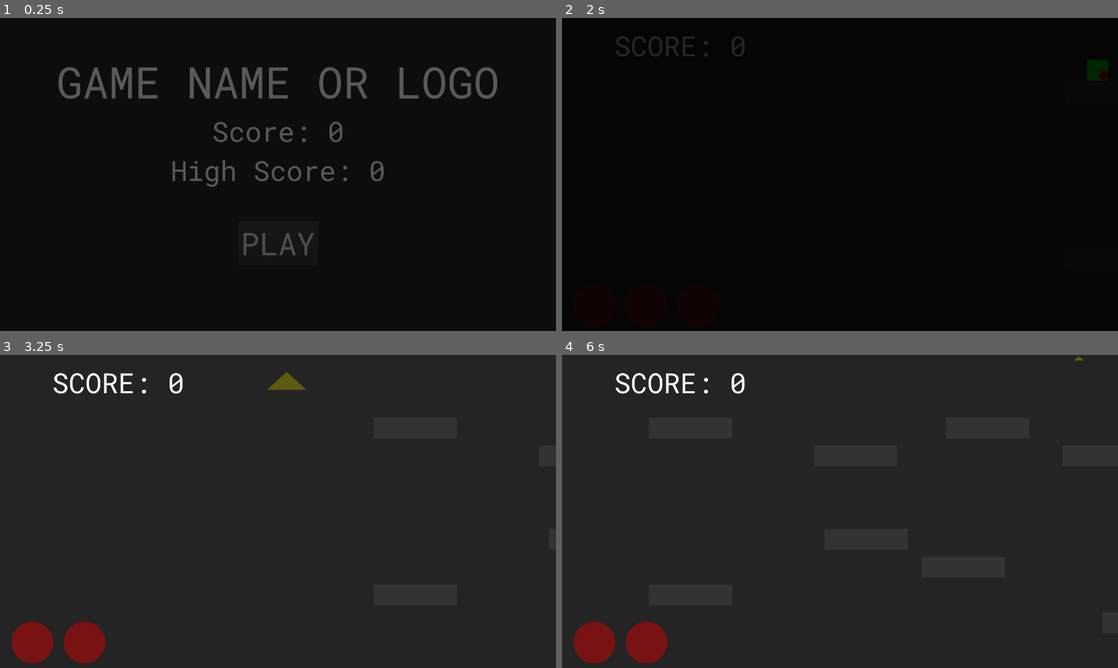
Above: before the commit, frames 1-4 (two rows, left to right).
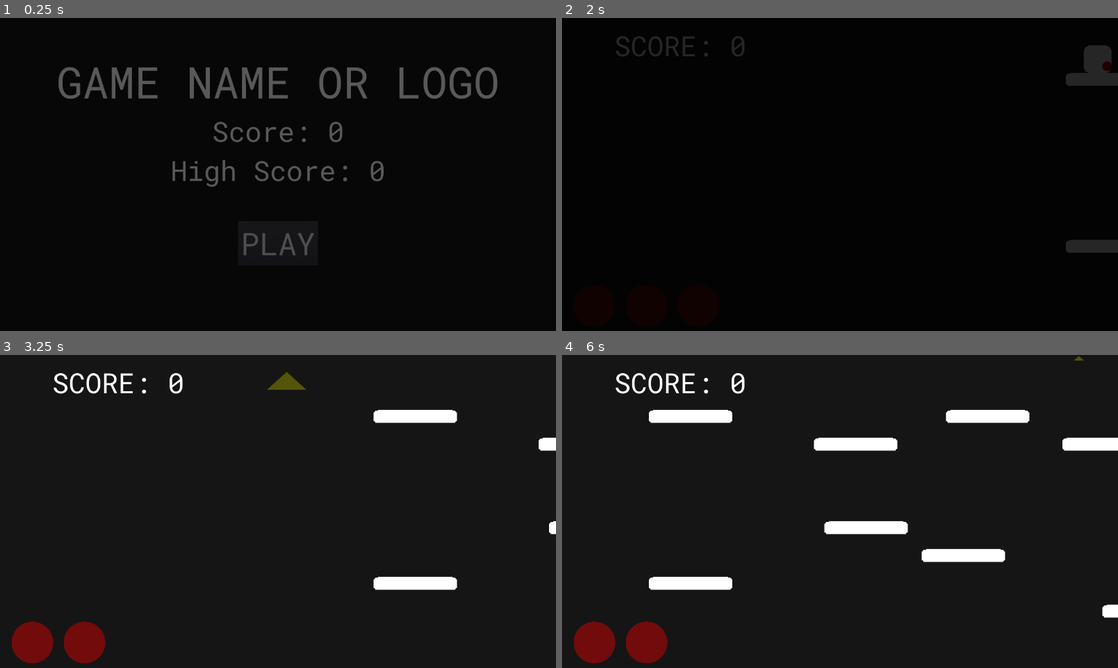
Above: after the commit, the same moments.

Repository: IonAir1/Genre-Mash-Jam
Game: Godot game, scene res://scenes/main menu.tscn
Two runs of this game, one before a commit and one after it. Both use one fixed random seed, a clock stepped at 60 frames per second and the inputs below.
Inputs (mouse positions are in pixels of both pictures, inside the frame that each line leads up to):
- Up to frame 1 (0.25 s): no input
- Up to frame 2 (2 s): click "PLAY" at 0.5 s; click "PLAY" at 1.25 s
- Up to frame 3 (3.25 s): move the mouse to (400, 495) at 2.02 s; hold D (right) from 2.03 s (still down); click (400, 495) at 2.1 s; tap W (jump) at 2.27, 3.02 s; move the mouse to (166, 527) at 2.77 s; tap S (drop) at 2.85 s; click (166, 527) at 3.05 s
- Up to frame 4 (6 s): move the mouse to (895, 442) at 3.52 s; release D (right) at 3.53 s; hold A (left) 3.53-4.28 s; click (895, 442) at 3.6 s; move the mouse to (812, 574) at 4.27 s; hold D (right) 4.28-5.78 s; click (812, 574) at 4.35 s; tap W (jump) at 4.52, 5.27 s; move the mouse to (1006, 558) at 5.02 s; hold S (drop) 5.03-5.78 s; click (1006, 558) at 5.3 s; move the mouse to (673, 464) at 5.77 s; hold A (left) from 5.78 s (still down); click (673, 464) at 5.85 s

The runs differ from the first frame. In frame 2, 1.1% of the frame differs, in the area x 90-100%, y 8-75%; in frame 3, 3.1%; in frame 4, 9.3%, in the area x 15-100%, y 17-89%.

Commit message:
art redone

Diff:
--- a/proj/project.godot
+++ b/proj/project.godot
@@ -85,5 +85,5 @@
 quality/driver/driver_name="GLES2"
 vram_compression/import_etc=true
 vram_compression/import_etc2=false
-environment/default_clear_color=Color( 0.141176, 0.141176, 0.141176, 1 )
+environment/default_clear_color=Color( 0.0823529, 0.0823529, 0.0823529, 1 )
 environment/default_environment="res://default_env.tres"
--- a/proj/scenes/Platform.tscn
+++ b/proj/scenes/Platform.tscn
@@ -1,24 +1,51 @@
-[gd_scene load_steps=5 format=2]
+[gd_scene load_steps=6 format=2]
 
-[ext_resource path="res://assets/ground.png" type="Texture" id=1]
+[ext_resource path="res://assets/platform-center.png" type="Texture" id=1]
 [ext_resource path="res://scripts/Platform.gd" type="Script" id=2]
+[ext_resource path="res://assets/platform-side.png" type="Texture" id=3]
 
 [sub_resource type="RectangleShape2D" id=1]
-extents = Vector2( 95.9676, 10 )
+extents = Vector2( 96, 11.3253 )
 
 [sub_resource type="RectangleShape2D" id=2]
-extents = Vector2( 95.9813, 22.2496 )
+extents = Vector2( 95.9813, 20.3342 )
 
 [node name="Platform" type="StaticBody2D"]
 collision_layer = 16
 script = ExtResource( 2 )
 
 [node name="Sprite" type="Sprite" parent="."]
-scale = Vector2( 0.8, 0.2 )
+position = Vector2( 0, -54 )
+scale = Vector2( 2, 2 )
+texture = ExtResource( 1 )
+__meta__ = {
+"_edit_group_": true
+}
+
+[node name="platform-side" type="Sprite" parent="Sprite"]
+position = Vector2( 32, 0 )
+texture = ExtResource( 3 )
+
+[node name="platform-side4" type="Sprite" parent="Sprite"]
+position = Vector2( 32, 5 )
+texture = ExtResource( 3 )
+
+[node name="platform-side2" type="Sprite" parent="Sprite"]
+position = Vector2( -32, 0 )
+texture = ExtResource( 3 )
+flip_h = true
+
+[node name="platform-side3" type="Sprite" parent="Sprite"]
+position = Vector2( -32, 5 )
+texture = ExtResource( 3 )
+flip_h = true
+
+[node name="Sprite2" type="Sprite" parent="Sprite"]
+position = Vector2( 0, 5 )
 texture = ExtResource( 1 )
 
 [node name="collision" type="CollisionShape2D" parent="."]
-position = Vector2( 0, -14 )
+position = Vector2( 0, -30 )
 shape = SubResource( 1 )
 one_way_collision = true
 
@@ -26,7 +53,8 @@
 collision_layer = 1024
 
 [node name="CollisionShape2D2" type="CollisionShape2D" parent="dropdetect"]
-position = Vector2( 0, -17.75 )
+position = Vector2( 0, -32.792 )
 shape = SubResource( 2 )
+
 [connection signal="body_entered" from="dropdetect" to="." method="_on_dropdetect_body_entered"]
 [connection signal="body_exited" from="dropdetect" to="." method="_on_dropdetect_body_exited"]
--- a/proj/scenes/Player.tscn
+++ b/proj/scenes/Player.tscn
@@ -1,18 +1,18 @@
 [gd_scene load_steps=5 format=2]
 
-[ext_resource path="res://assets/runner.png" type="Texture" id=1]
+[ext_resource path="res://assets/player.png" type="Texture" id=1]
 [ext_resource path="res://scripts/Player.gd" type="Script" id=2]
 [ext_resource path="res://assets/swimmer.png" type="Texture" id=3]
 
 [sub_resource type="RectangleShape2D" id=1]
-extents = Vector2( 23.9922, 23.9844 )
+extents = Vector2( 31.6808, 31.8922 )
 
 [node name="Player" type="KinematicBody2D"]
 z_index = 5
 script = ExtResource( 2 )
 
 [node name="runner" type="Sprite" parent="."]
-scale = Vector2( 0.2, 0.2 )
+scale = Vector2( 2, 2 )
 texture = ExtResource( 1 )
 
 [node name="CollisionShape2D" type="CollisionShape2D" parent="."]
@@ -26,13 +26,16 @@
 [node name="displaced2" type="Position2D" parent="rotate"]
 position = Vector2( 100, 0 )
 
+[node name="displaced3" type="Position2D" parent="rotate"]
+position = Vector2( 120, 0 )
+
 [node name="ball" type="Sprite" parent="."]
-position = Vector2( 14.499, 12 )
+position = Vector2( 22.3735, 16.2522 )
 scale = Vector2( 0.0925463, 0.0925463 )
 texture = ExtResource( 3 )
 
 [node name="ball2" type="Sprite" parent="."]
-position = Vector2( 14.499, -12 )
+position = Vector2( 23.9484, -8.37773 )
 scale = Vector2( 0.0925463, 0.0925463 )
 texture = ExtResource( 3 )
 
@@ -41,5 +44,7 @@
 collision_mask = 194
 
 [node name="CollisionShape2D2" type="CollisionShape2D" parent="detectdead"]
+position = Vector2( 0.111362, 0.222725 )
 shape = SubResource( 1 )
+
 [connection signal="area_entered" from="detectdead" to="." method="_on_detectdead_area_entered"]
--- a/proj/scenes/bullet.tscn
+++ b/proj/scenes/bullet.tscn
@@ -1,19 +1,21 @@
 [gd_scene load_steps=4 format=2]
 
-[ext_resource path="res://assets/swimmer.png" type="Texture" id=1]
+[ext_resource path="res://assets/bullets.png" type="Texture" id=1]
 [ext_resource path="res://scripts/bullet.gd" type="Script" id=2]
 
 [sub_resource type="RectangleShape2D" id=1]
-extents = Vector2( 49.5234, 4.91072 )
+extents = Vector2( 32.0082, 7.1875 )
 
 [node name="bullet" type="Area2D"]
 collision_layer = 64
 script = ExtResource( 2 )
 
 [node name="swimmer" type="Sprite" parent="."]
-scale = Vector2( 0.4, 0.04 )
+scale = Vector2( 2, 2 )
 texture = ExtResource( 1 )
 
 [node name="CollisionShape2D" type="CollisionShape2D" parent="."]
+position = Vector2( 0, -1 )
 shape = SubResource( 1 )
+
 [connection signal="area_entered" from="." to="." method="_on_bullet_area_entered"]
--- a/proj/scenes/enemy.tscn
+++ b/proj/scenes/enemy.tscn
@@ -1,7 +1,10 @@
-[gd_scene load_steps=3 format=2]
+[gd_scene load_steps=4 format=2]
 
-[ext_resource path="res://assets/flyer.png" type="Texture" id=1]
+[ext_resource path="res://assets/enemy.png" type="Texture" id=1]
 [ext_resource path="res://scripts/enemy.gd" type="Script" id=2]
+
+[sub_resource type="RectangleShape2D" id=1]
+extents = Vector2( 28.375, 32.625 )
 
 [node name="enemy" type="KinematicBody2D"]
 z_index = 4
@@ -9,19 +12,21 @@
 collision_mask = 0
 script = ExtResource( 2 )
 
-[node name="CollisionPolygon2D" type="CollisionPolygon2D" parent="."]
-polygon = PoolVector2Array( 35.9844, -36.0078, -35.9567, -0.0196636, 35.9844, 36 )
+[node name="CollisionPolygon2D" type="CollisionShape2D" parent="."]
+position = Vector2( 1.5, 0.125 )
+shape = SubResource( 1 )
 
 [node name="flyer" type="Sprite" parent="."]
-rotation = -3.14159
-scale = Vector2( 0.3, 0.3 )
+scale = Vector2( 2, 2 )
 texture = ExtResource( 1 )
 
 [node name="detect" type="Area2D" parent="."]
 collision_layer = 0
 collision_mask = 8
 
-[node name="CollisionPolygon2D2" type="CollisionPolygon2D" parent="detect"]
+[node name="CollisionPolygon2D2" type="CollisionShape2D" parent="detect"]
+position = Vector2( 1.5, 0.125 )
 scale = Vector2( 1.2, 1.2 )
-polygon = PoolVector2Array( 35.9844, -36.0078, -2.17953, -16.9165, -36.1491, -15.8888, -35.4539, 16.0917, -1.5877, 17.1883, 35.9844, 36 )
+shape = SubResource( 1 )
+
 [connection signal="body_entered" from="detect" to="." method="_on_detect_body_entered"]
--- a/proj/scenes/main.tscn
+++ b/proj/scenes/main.tscn
@@ -82,6 +82,7 @@
 [node name="life" type="Node2D" parent="."]
 modulate = Color( 1, 1, 1, 0.486275 )
 position = Vector2( 26.5412, 613.377 )
+z_index = 3
 __meta__ = {
 "_edit_group_": true
 }
--- a/proj/scenes/paper.tscn
+++ b/proj/scenes/paper.tscn
@@ -1,23 +1,22 @@
 [gd_scene load_steps=5 format=2]
 
-[ext_resource path="res://assets/swimmer.png" type="Texture" id=1]
+[ext_resource path="res://assets/ball.png" type="Texture" id=1]
 [ext_resource path="res://scripts/paper.gd" type="Script" id=2]
 
 [sub_resource type="CircleShape2D" id=1]
-radius = 60.2603
+radius = 50.9999
 
 [sub_resource type="CircleShape2D" id=2]
-radius = 67.5641
+radius = 67.448
 
 [node name="paper" type="KinematicBody2D"]
-scale = Vector2( 0.7, 0.7 )
 z_index = 10
 collision_layer = 2147483656
 collision_mask = 14
 script = ExtResource( 2 )
 
 [node name="Sprite" type="Sprite" parent="."]
-scale = Vector2( 0.5, 0.5 )
+scale = Vector2( 2, 2 )
 texture = ExtResource( 1 )
 
 [node name="CollisionShape2D" type="CollisionShape2D" parent="."]
@@ -35,5 +34,6 @@
 
 [node name="CollisionShape2D" type="CollisionShape2D" parent="killballdetect"]
 shape = SubResource( 2 )
+
 [connection signal="body_entered" from="playerdetect" to="." method="_on_playerdetect_body_entered"]
 [connection signal="area_entered" from="killballdetect" to="." method="_on_killballdetect_area_entered"]
--- a/proj/scripts/Player.gd
+++ b/proj/scripts/Player.gd
@@ -22,7 +22,7 @@
 
 	if Input.is_action_just_pressed("shoot") and global.shoot >= 1: #shoot or throw ball
 		var p = paper.instance()
-		p.position = get_node("rotate/displaced2").global_position
+		p.position = get_node("rotate/displaced3").global_position
 		p.rotation = $rotate.rotation
 		get_parent().add_child(p)
 		global.shoot -= 1
Binary file added: proj/assets/ball.png
Not shown, added: proj/assets/ball.png.import
Binary file added: proj/assets/bullets.png
Not shown, added: proj/assets/bullets.png.import
Binary file added: proj/assets/enemy.png
Not shown, added: proj/assets/enemy.png.import
Binary file added: proj/assets/platform-center.png
Not shown, added: proj/assets/platform-center.png.import
Binary file added: proj/assets/platform-side.png
Not shown, added: proj/assets/platform-side.png.import
Binary file added: proj/assets/player.png
Not shown, added: proj/assets/player.png.import
